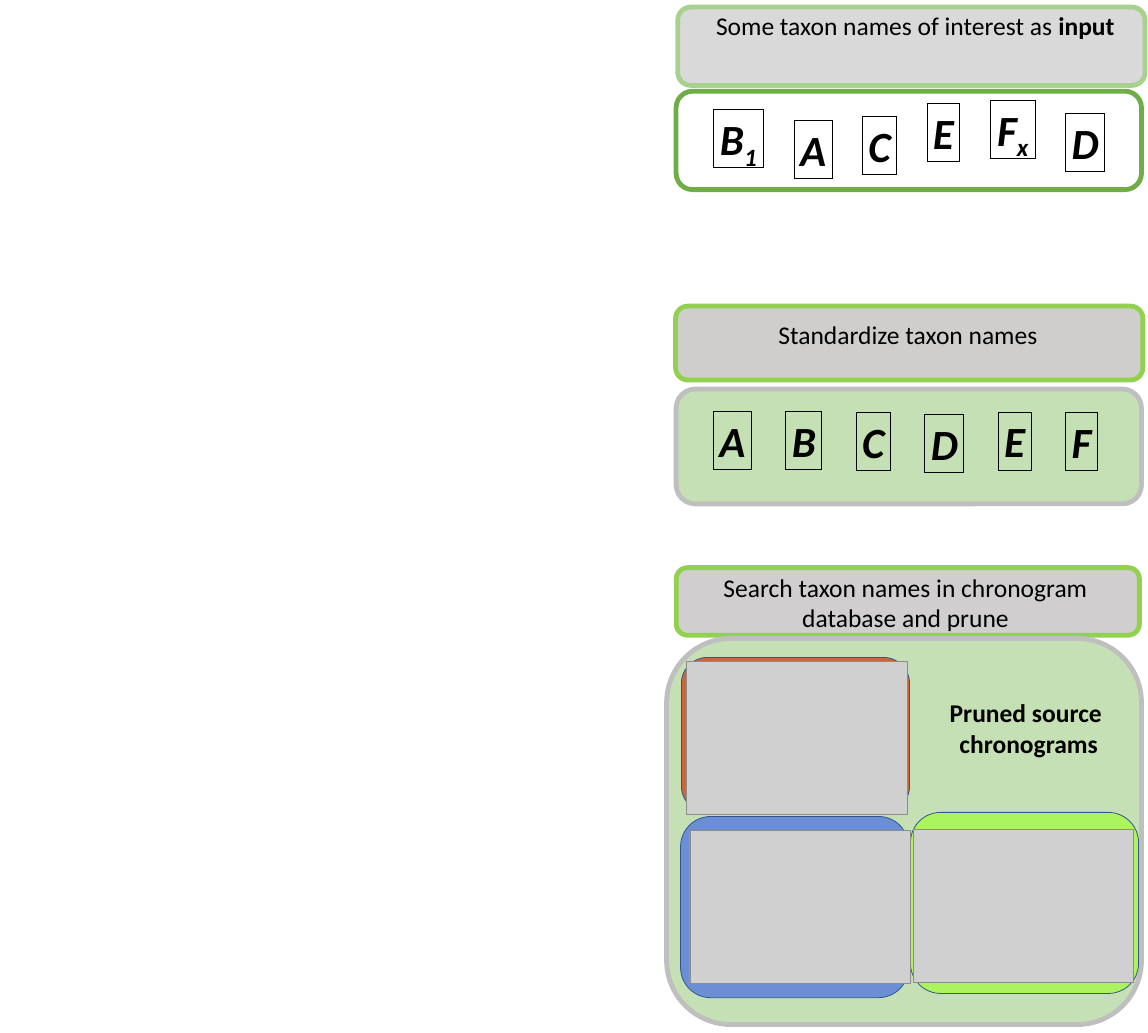
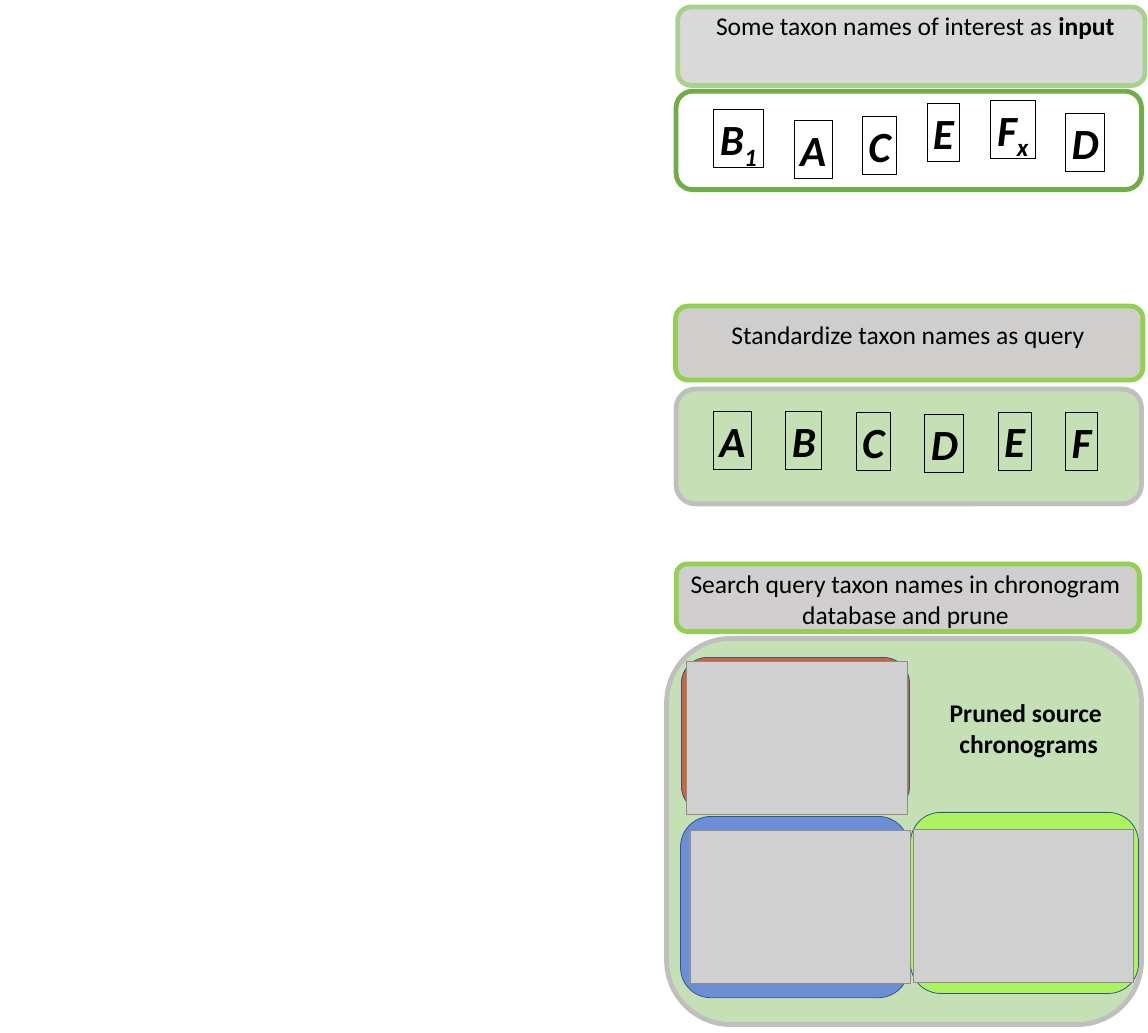
Before and after one commit to LunaSare/datelifeMS1, a slide deck: slide 2 of figures/figure1/figure1-vertical-multiple.pptx. Drawn at 1148x1033 pixels with LibreOffice and Linux fonts; fonts in the diff are those of the drawing; grey boxes stand for pictures. Boxes give left, top, right and bottom in pixels: in the first picture for what was removed or moved away, otherwise in the second. Text is boxed around its words. In the diff, an @@ line names an element or a change of style, - is before the commit and + after.

```diff
--- a/figures/figure1/figure1-vertical-multiple.pptx
+++ b/figures/figure1/figure1-vertical-multiple.pptx
@@ text at bbox=[731, 326, 1084, 348]: text changed @@
-Standardize taxon names
+Standardize taxon names as query
@@ rounded rectangle: place and size @@
-rounded rectangle at bbox=[676, 568, 1139, 635]
+rounded rectangle at bbox=[676, 564, 1139, 632]
@@ text at bbox=[691, 575, 1120, 630]: text changed @@
-Search taxon names in chronogram database and prune
+Search query taxon names in chronogram database and prune
```
Also in this commit, not shown: 1 other slide changed, 1 slide added, 8 other files.
